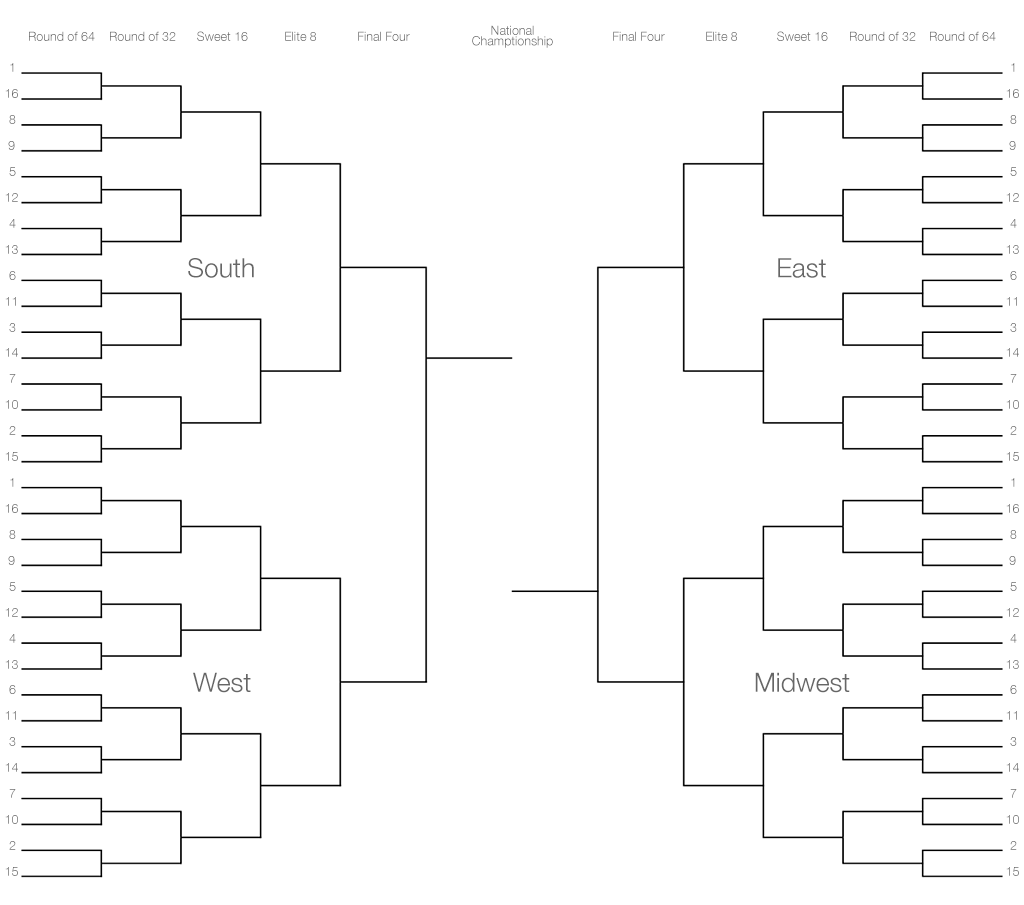
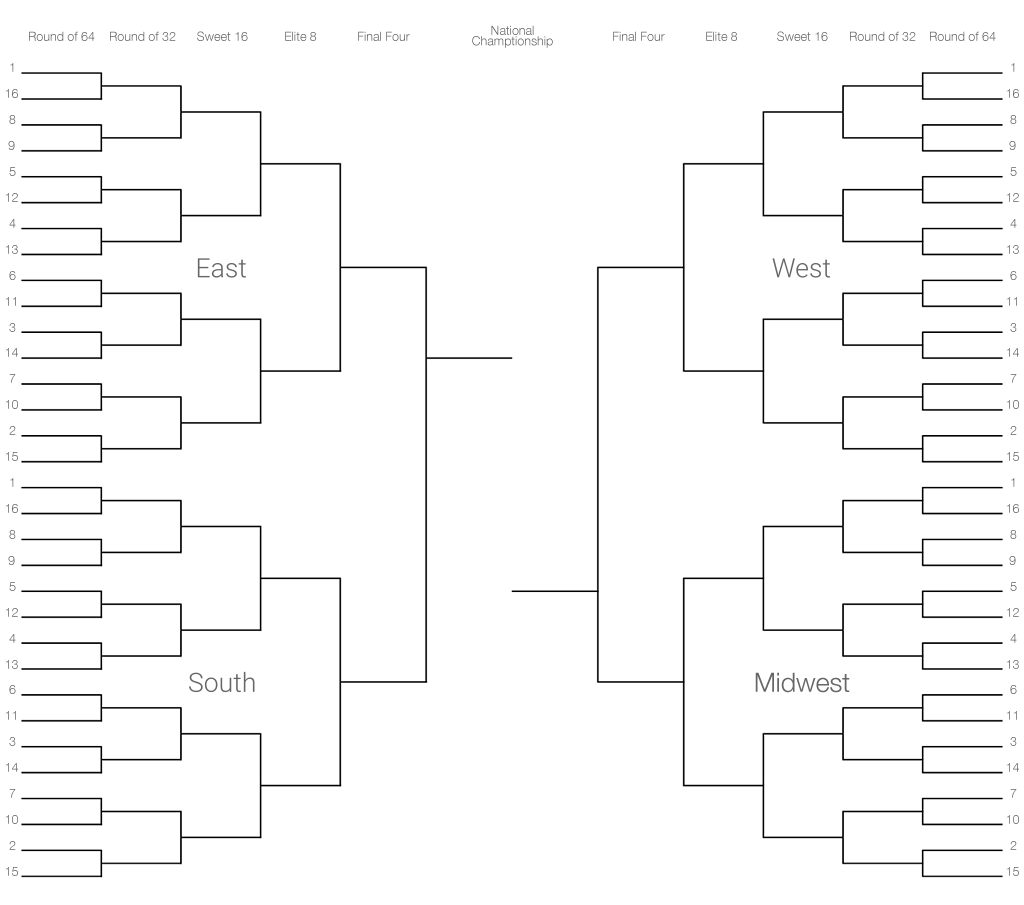
Before/after of a 1024 x 905 layered artwork. What changed in the layer stack:
painted on "South" (1st of 2, in "Top Left") over 188, 258, 254, 278
renamed "West" to "South", painted on it over 189, 671, 255, 693
renamed "East" to "West", painted on it over 772, 258, 831, 278
